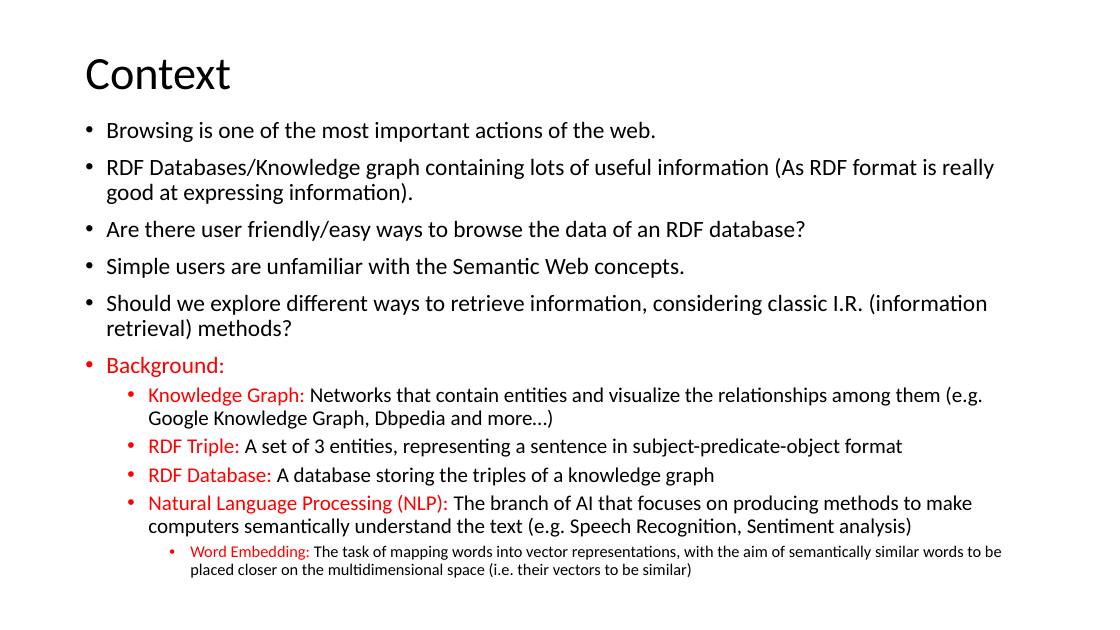
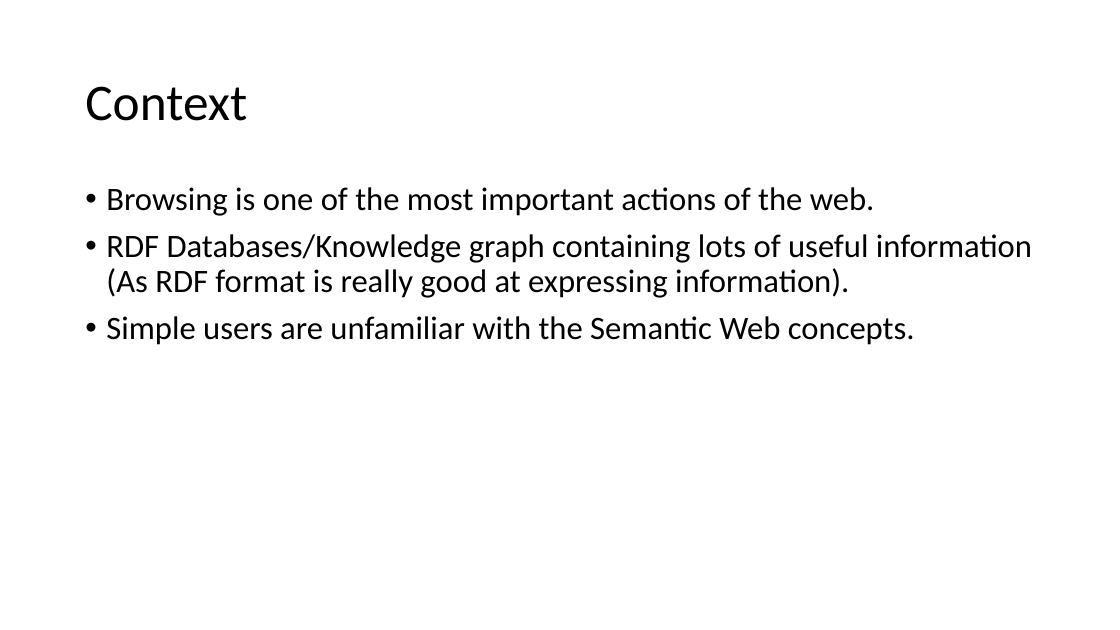
Before and after one commit to MChatzakis/RDFsim, a slide deck: slide 2 of RDFsim/presentation/RDFsim.pptx. Drawn at 1120x630 pixels with LibreOffice and Linux fonts; fonts in the diff are those of the drawing. Boxes give left, top, right and bottom in pixels: in the first picture for what was removed or moved away, otherwise in the second. Text is boxed around its words. In the diff, an @@ line names an element or a change of style, - is before the commit and + after.

```diff
--- a/RDFsim/presentation/RDFsim.pptx
+++ b/RDFsim/presentation/RDFsim.pptx
@@ title "Context" moved from (x1=85, y1=59, x2=231, y2=90) to (x1=85, y1=86, x2=247, y2=121) @@
@@ title "Context" at (x1=85, y1=86, x2=247, y2=121): size 39.6 to 44 pt @@
@@ text "Browsing is one of the ..." moved from (x1=106, y1=121, x2=1002, y2=578) to (x1=106, y1=187, x2=1032, y2=345) @@
@@ text "Browsing is one of the ..." at (x1=106, y1=187, x2=1032, y2=345): size 20 to 28 pt @@
@@ text at (x1=106, y1=220, x2=806, y2=241): paragraph removed @@
-• Are there user friendly/easy ways to browse the data of an RDF database?
@@ text at (x1=106, y1=294, x2=1002, y2=578): paragraphs removed @@
-• Should we explore different ways to retrieve information, considering classic I.R. (information retrieval) methods?
-• Background:
-  • Knowledge Graph: Networks that contain entities and visualize the relationships among them (e.g. Google Knowledge Graph, Dbpedia and more…)
-  • RDF Triple: A set of 3 entities, representing a sentence in subject-predicate-object format
-  • RDF Database: A database storing the triples of a knowledge graph
-  • Natural Language Processing (NLP): The branch of AI that focuses on producing methods to make computers semantically understand the text (e.g. Speech Recognition, Sentiment analysis)
-    • Word Embedding: The task of mapping words into vector representations, with the aim of semantically similar words to be placed closer on the multidimensional space (i.e. their vectors to be similar)
```
Also in this commit, not shown: 1 other slide changed, 2 slides added, 1 other file.
